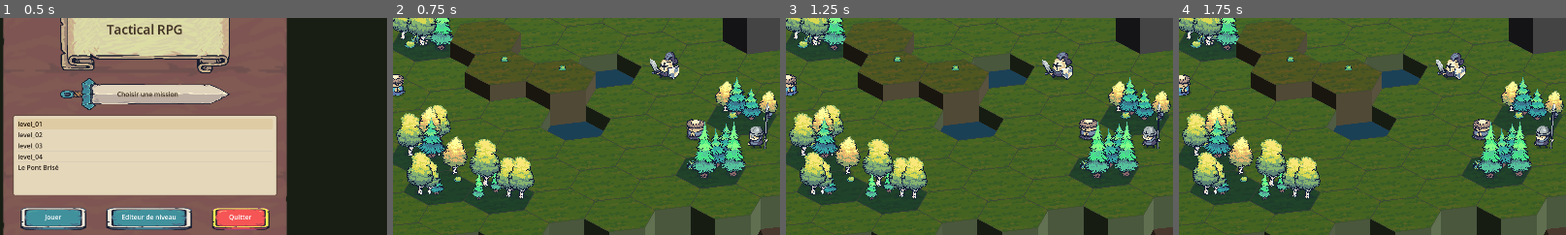
Above: before the commit, frames 1-4 (left to right).
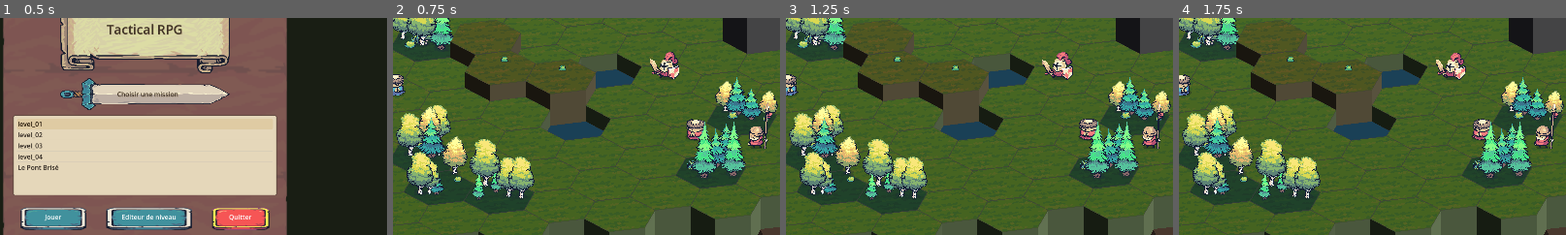
Above: after the commit, the same moments.

Repository: AlexandreB6/tactical-rpg
Game: Godot game, scene res://scenes/ui/main_menu.tscn
Same seed, same stepped clock (60 frames per second), same inputs: the game is played once before the commit and once after it.
Inputs:
- Up to frame 1 (0.5 s): no input
- Up to frame 2 (0.75 s): click "Jouer" at 0.5 s
- Up to frame 3 (1.25 s): no input
- Up to frame 4 (1.75 s): click "▶" at 1.25 s
The pictures show only the part of the screen within x 31-81%, y 27-77%; the shares and areas given below are measured in that part.

Frame 1 is identical in both runs. In frame 2, 0.5% of the frame differs, in the area x 66-98%, y 15-61%; in frame 3, 0.6%; in frame 4, 0.6%.

Commit message:
feat: ennemis en rouge (Red Units) au lieu de noir (Black Units)
Co-Authored-By: Claude Opus 4.6 <noreply@anthropic.com>

Diff:
--- a/scripts/unit.gd
+++ b/scripts/unit.gd
@@ -160,7 +160,7 @@
 					if spell:
 						spells.append(spell)
 
-# Remplace "Blue Units" par "Black Units" dans les chemins de textures
+# Remplace "Blue Units" par "Red Units" dans les chemins de textures
 func _remap_sprites_for_team() -> void:
 	_idle_texture = _remap_texture(_idle_texture)
 	_run_texture = _remap_texture(_run_texture)
@@ -174,7 +174,7 @@
 		return null
 	var path = tex.resource_path
 	if "Blue Units" in path:
-		var new_path = path.replace("Blue Units", "Black Units")
+		var new_path = path.replace("Blue Units", "Red Units")
 		var remapped = load(new_path)
 		if remapped:
 			return remapped
--- a/scripts/unit_3d.gd
+++ b/scripts/unit_3d.gd
@@ -163,7 +163,7 @@
 		return null
 	var path = tex.resource_path
 	if "Blue Units" in path:
-		var new_path = path.replace("Blue Units", "Black Units")
+		var new_path = path.replace("Blue Units", "Red Units")
 		var remapped = load(new_path)
 		if remapped:
 			return remapped
